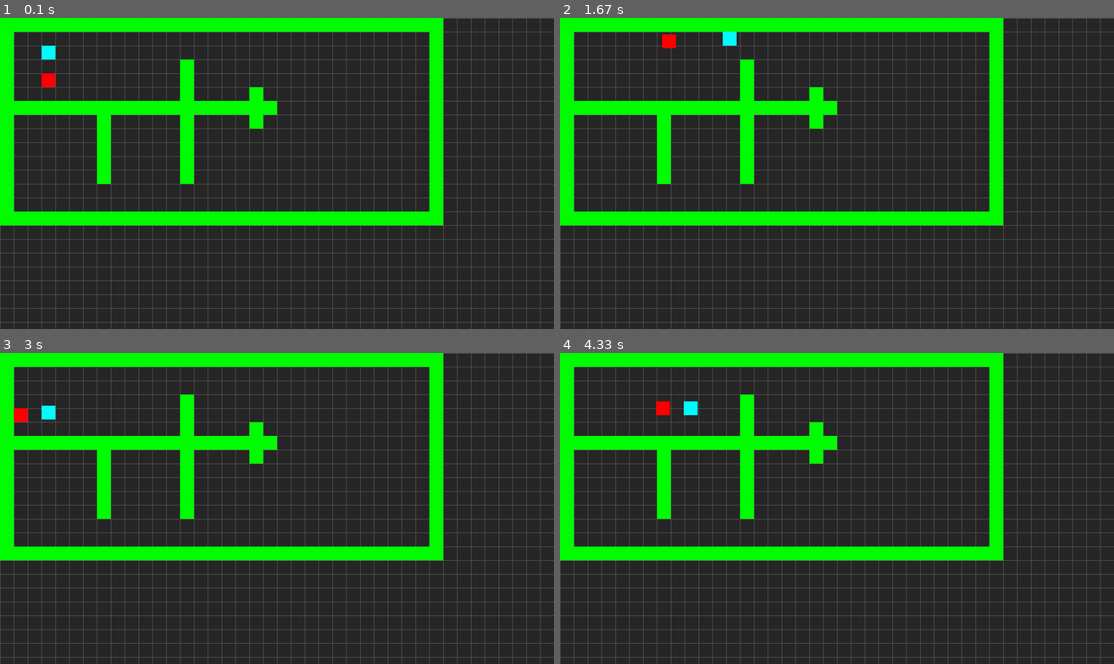
Above: before the commit, frames 1-4 (two rows, left to right).
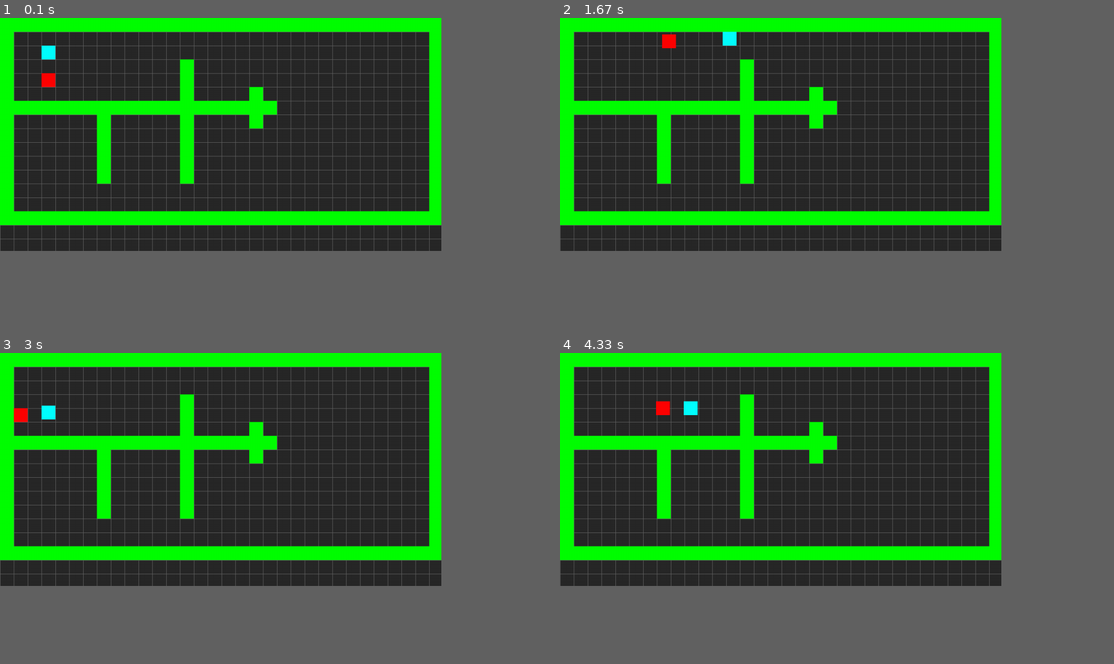
Above: after the commit, the same moments.

Repository: duddatorres/Pygame
Game: pygame game, started from main.py
Two runs of this game, one before a commit and one after it. Both use one fixed random seed, a clock stepped at 60 frames per second and the inputs below.
Inputs:
- Up to frame 1 (0.1 s): no input
- Up to frame 2 (1.67 s): hold Right 0.33-0.8 s; hold Up 0.83-1.13 s; hold W 0.83-1.13 s; hold Right 1.17-1.63 s; hold D 1.17-1.63 s
- Up to frame 3 (3 s): hold Left 1.67-2.2 s; hold A 1.67-2.2 s; hold Down 2.23-2.53 s; hold S 2.23-2.53 s; hold Left 2.57-2.97 s; hold A 2.57-2.97 s
- Up to frame 4 (4.33 s): hold Up 3-3.37 s; hold W 3-3.37 s; hold Right 3.4-4.03 s; hold D 3.4-4.03 s; hold Down from 4.07 s (still down); hold S from 4.07 s (still down)
In our replay, the window is 900x506 before the commit and 717x379 after it. These sizes can differ from the game's own. Grey fills any space a smaller window leaves; there, only what the larger window draws over its background counts as a difference.

The runs differ from the first frame. In frame 1, 4.6% of the frame differs, in the area x 0-100%, y 0-100%; in frame 2, 4.6%; in frame 3, 4.6%; in frame 4, 4.6%.

Commit message:
Add files via upload

Diff:
--- a/settings.py
+++ b/settings.py
@@ -13,13 +13,13 @@
 
 #DEFINIÇÕES:
 
-TITLE = "SharkBoy & LavaGirl"
+TITLE = "TAG"
 
 py.init()
 screenInfo = py.display.Info()
 
-WIDTH = screenInfo.current_w
-HEIGHT = screenInfo.current_h
+WIDTH = 1020
+HEIGHT = 540
 
 TILESIZE = 32
 GRIDWIDTH = WIDTH / TILESIZE
